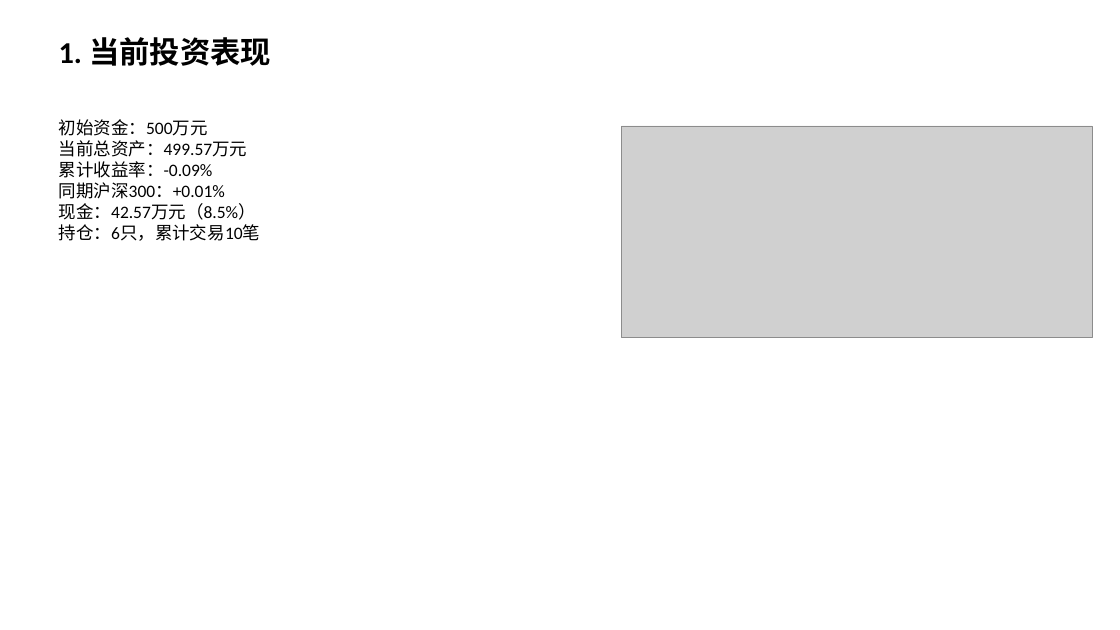
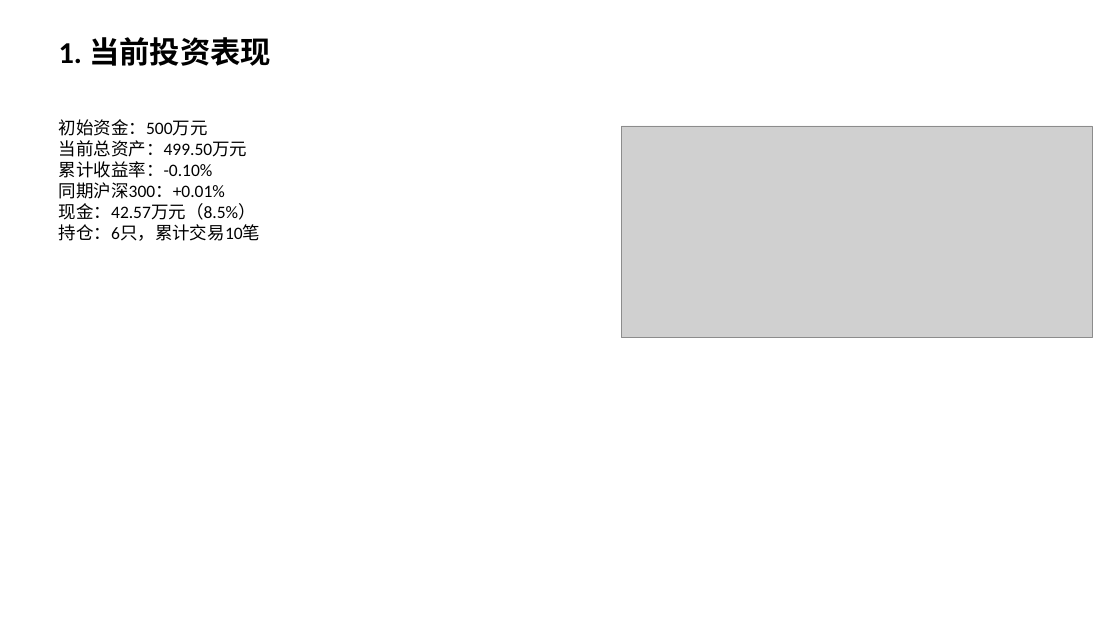
Before and after one commit to Albertdev12/pbl-workflow, a slide deck: slide 2 of outputs/12_中期路演.pptx. Drawn at 1120x630 pixels with LibreOffice and Linux fonts; fonts in the diff are those of the drawing; grey boxes stand for pictures. Boxes give left, top, right and bottom in pixels: in the first picture for what was removed or moved away, otherwise in the second. Text is boxed around its words. In the diff, an @@ line names an element or a change of style, - is before the commit and + after.

```diff
--- a/outputs/12_中期路演.pptx
+++ b/outputs/12_中期路演.pptx
@@ text at bbox=[59, 140, 248, 178]: text changed @@
-当前总资产：499.57万元
-累计收益率：-0.09%
+当前总资产：499.50万元
+累计收益率：-0.10%
```
Also in this commit, not shown: 2 other slides changed, 43 other files.
